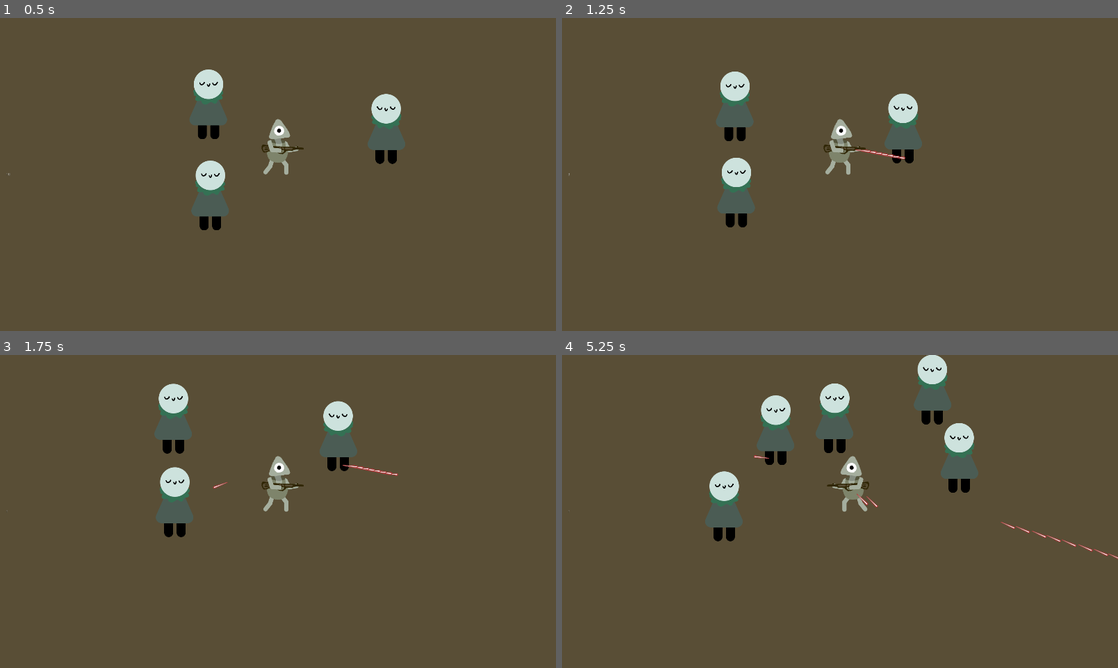
Above: before the commit, frames 1-4 (two rows, left to right).
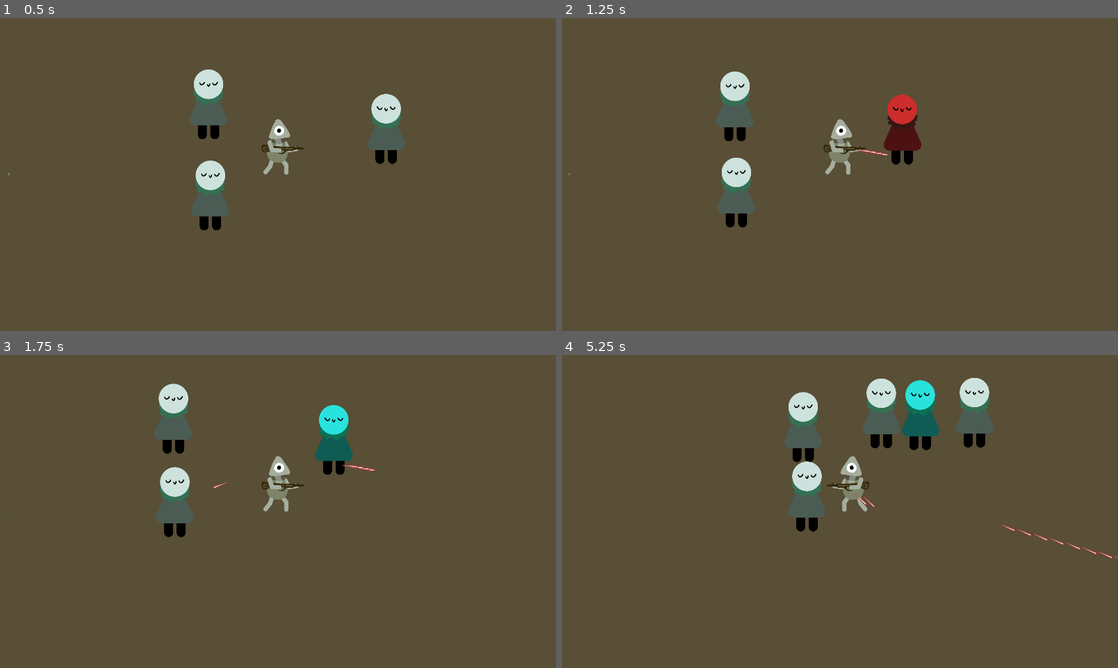
Above: after the commit, the same moments.

Repository: joscco/Dicity
Game: Godot game, scene res://Characters/MainGameScene.tscn
Two runs of this game, one before a commit and one after it. Both use one fixed random seed, a clock stepped at 60 frames per second and the inputs below.
Inputs (mouse positions are in pixels of both pictures, inside the frame that each line leads up to):
- Up to frame 1 (0.5 s): no input
- Up to frame 2 (1.25 s): move the mouse to (962, 158) at 0.52 s; press the mouse at (962, 158) at 0.53 s; hold Right (right) from 0.53 s (still down)
- Up to frame 3 (1.75 s): move the mouse to (166, 527) at 1.27 s; release Right (right) at 1.28 s; release the mouse at (166, 527) at 1.28 s; hold Down (down) from 1.28 s (still down); click (166, 527) at 1.35 s
- Up to frame 4 (5.25 s): move the mouse to (895, 442) at 2.02 s; release Down (down) at 2.03 s; press the mouse at (895, 442) at 2.03 s; hold Right (right) 2.03-2.78 s; move the mouse to (812, 574) at 2.77 s; release the mouse at (812, 574) at 2.78 s; hold Up (up) 2.78-3.53 s; click (812, 574) at 2.85 s; move the mouse to (1006, 558) at 3.52 s; press the mouse at (1006, 558) at 3.53 s; hold Left (left) 3.53-5.03 s; move the mouse to (673, 464) at 4.27 s; release the mouse at (673, 464) at 4.28 s; click (673, 464) at 4.35 s; move the mouse to (867, 511) at 5.02 s; press the mouse at (867, 511) at 5.03 s; hold Down (down) from 5.03 s (still down)

Frame 1 is identical in both runs. In frame 2, 1.0% of the frame differs, in the area x 56-65%, y 24-47%; in frame 3, 1.3%; in frame 4, 10%, in the area x 25-100%, y 0-66%.

Commit message:
Bullet Signal reconnected

Diff:
--- a/Characters/Bullet.tscn
+++ b/Characters/Bullet.tscn
@@ -7,7 +7,7 @@
 radius = 5.0
 height = 32.0
 
-[node name="Bullet" type="KinematicBody2D"]
+[node name="Bullet" type="Area2D"]
 script = ExtResource( 2 )
 
 [node name="Sprite" type="Sprite" parent="."]
@@ -20,3 +20,6 @@
 rotation = 1.5708
 scale = Vector2( 5, 5 )
 shape = SubResource( 1 )
+
+[connection signal="body_entered" from="." to="." method="_on_Bullet_body_entered"]
+[connection signal="body_exited" from="." to="." method="_on_Bullet_body_exited"]
--- a/Characters/Ghost.tscn
+++ b/Characters/Ghost.tscn
@@ -4,8 +4,8 @@
 [ext_resource path="res://Scripts/Chase.gd" type="Script" id=2]
 
 [sub_resource type="CapsuleShape2D" id=1]
-radius = 103.0
-height = 0.0
+radius = 61.0
+height = 118.0
 
 [node name="Ghost" type="KinematicBody2D"]
 script = ExtResource( 2 )
--- a/Characters/MainGameScene.tscn
+++ b/Characters/MainGameScene.tscn
@@ -1,7 +1,6 @@
-[gd_scene load_steps=9 format=2]
+[gd_scene load_steps=8 format=2]
 
 [ext_resource path="res://characters/Ghost.tscn" type="PackedScene" id=1]
-[ext_resource path="res://characters/Bullet.tscn" type="PackedScene" id=2]
 [ext_resource path="res://UI/ammoCount.tscn" type="PackedScene" id=3]
 [ext_resource path="res://characters/Player.tscn" type="PackedScene" id=4]
 [ext_resource path="res://GameScene/GameManager.tscn" type="PackedScene" id=5]
@@ -40,20 +39,20 @@
 [node name="AmmoCount" parent="GUI/MarginContainer" instance=ExtResource( 3 )]
 anchor_right = 0.0
 anchor_bottom = 0.0
+margin_top = 513.0
 margin_right = 1880.0
-margin_bottom = 14.0
+margin_bottom = 527.0
 
 [node name="Characters" type="YSort" parent="."]
 
 [node name="Ghost" parent="Characters" instance=ExtResource( 1 )]
 position = Vector2( 866, 232 )
 
-[node name="Player" parent="Characters" instance=ExtResource( 4 )]
-position = Vector2( 480, 270 )
-Bullet = ExtResource( 2 )
-
 [node name="ghost2" parent="Characters" instance=ExtResource( 1 )]
 position = Vector2( 229, 143 )
 
 [node name="ghost3" parent="Characters" instance=ExtResource( 1 )]
 position = Vector2( 237, 471 )
+
+[node name="Player" parent="Characters" instance=ExtResource( 4 )]
+position = Vector2( 480, 270 )
--- a/Characters/Player.tscn
+++ b/Characters/Player.tscn
@@ -1,7 +1,8 @@
-[gd_scene load_steps=4 format=2]
+[gd_scene load_steps=5 format=2]
 
 [ext_resource path="res://AssetCreation/Spine/SpriteSheets/player.png" type="Texture" id=1]
 [ext_resource path="res://Scripts/Move.gd" type="Script" id=2]
+[ext_resource path="res://Characters/Bullet.tscn" type="PackedScene" id=3]
 
 [sub_resource type="CapsuleShape2D" id=1]
 radius = 39.0
@@ -9,6 +10,7 @@
 
 [node name="Player" type="KinematicBody2D" groups=["player"]]
 script = ExtResource( 2 )
+Bullet = ExtResource( 3 )
 
 [node name="CollisionShape2D" type="CollisionShape2D" parent="."]
 position = Vector2( 2, -96 )
--- a/Scripts/BulletStats.gd
+++ b/Scripts/BulletStats.gd
@@ -1,22 +1,24 @@
-extends KinematicBody2D
+extends Area2D
 
 var speed = 2000
 var damage = 3
 var bounce = 0
 var pierce = 0
 
+
+
 func _physics_process(delta):
 	position += transform.x * speed * delta
 
 
-func _on_bullet_area_entered(area):
+func _on_Bullet_area_entered(area):
 	if area.is_in_group("mobs"):
 		area.hit(damage)
 		get_node("../GameManager").playSound("hit")
 		queue_free()
 
 
-func _on_bullet_body_entered(body):
+func _on_Bullet_body_entered(body):
 	if body.is_in_group("mobs"):
 		body.hit(damage)
 		get_node("../GameManager").playSound("hit")
--- a/Scripts/Move.gd
+++ b/Scripts/Move.gd
@@ -50,11 +50,11 @@
 			reloadTimer.start()
 		else:
 			can_shoot = false
-			get_node("../../GameManager").playSound("hit")
+			get_node("../../GameManager").playSound("shoot")
 			get_node("../../GameManager").playSound("shells")
 			timer.start()
 			var b = Bullet.instance()
-			get_node("../..").add_child(b)
+			owner.add_child(b)
 			b.transform = $Gun/Muzzle.global_transform
 
 func get_input():
--- a/project.godot
+++ b/project.godot
@@ -19,7 +19,6 @@
 
 window/size/width=1920
 window/size/height=1080
-window/size/resizable=false
 window/dpi/allow_hidpi=true
 mouse_cursor/custom_image="res://Art/MainScene/crosshair.png"
 window/stretch/mode="2d"
